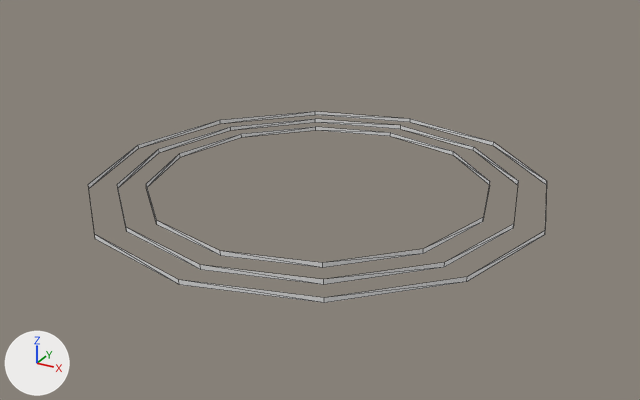
The glTF model models/edgecircle.glb as it was, and as the next commit left it.
One viewpoint serves both versions: a 50 mm lens placed at (173.0, -314.0, 150.0), pointed at (4.0, -7.0, -4.0). The lights are fixed; the arrows at lower left show +X, +Y and +Z. Mesh edges are drawn as thin lines. Where no turn or scale is listed for an object, it has been applied to the vertices. Vertices at the same position are counted once.
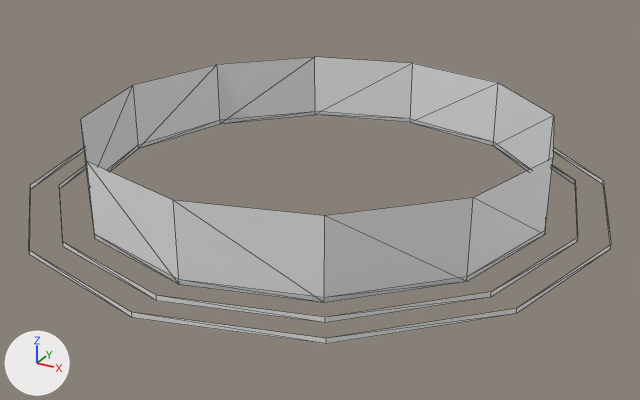
Where the newer file only moved an object's origin or applied its transform, the numbers keep the older frame.

Edits to the bpy script that builds the scene:
```text
Change me_cylinder_001:
    where me_cylinder_001.from_pydata(...)  # 24 vertices, 24 faces; spans x -75.0..75.0, y -75.0..75.0, z -1.0..1.0
    used by ob_cylinder_001; location = (0.0, 0.0, 0.0)
    me_cylinder_001 part 1: the whole mesh is scaled about its middle by (1.67, 1.67, 1)
Change me_cylinder_002:
    where me_cylinder_002.from_pydata(...)  # 24 vertices, 24 faces; spans x -88.0..88.0, y -88.0..88.0, z -1.0..1.0
    used by ob_cylinder_002; location = (0.0, 0.0, 0.0)
    me_cylinder_002 part 2: the whole mesh is scaled about its middle by (1.29, 1.29, 1)
Add me_cylinder_001_1:
    me_cylinder_001_1.from_pydata(...)  # 24 vertices, 24 faces; spans x -100.0..100.0, y -100.0..100.0, z -1.0..31.0
Add ob_cylinder_003:
    ob_cylinder_003 = bpy.data.objects.new('Cylinder.003', me_cylinder_001_1)
    ob_cylinder_003.location = (0.0, 0.0, 0.0)
```

Boxes [x1, y1, x2, y2] around the edits, measured in the pictures (640 x 400 px):
'Cylinder.003', added: after [81, 57, 554, 298]
'Cylinder.001', mesh rescaled: before [146, 127, 490, 268]; after [29, 147, 611, 344]
'Cylinder.002', mesh rescaled: before [117, 119, 518, 285]; after [59, 165, 578, 323]
